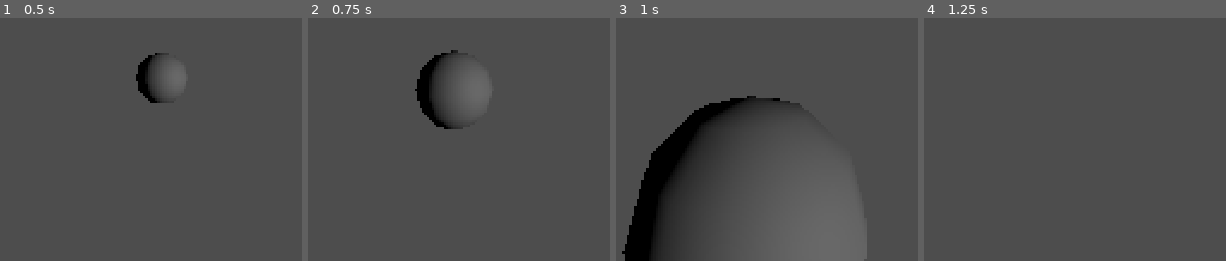
Above: before the commit, frames 1-4 (left to right).
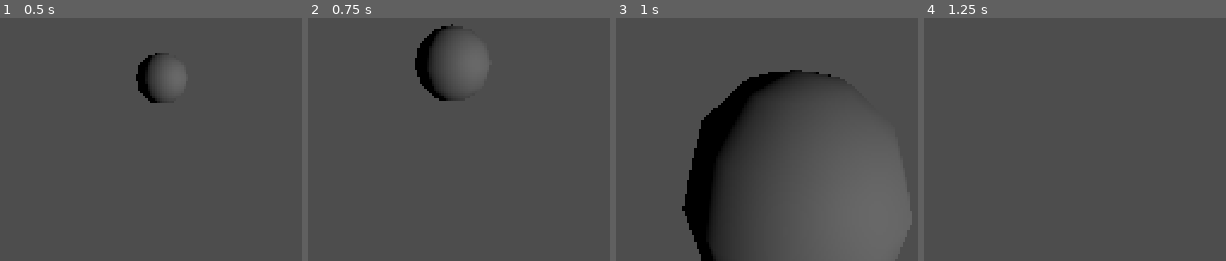
Above: after the commit, the same moments.

Repository: jurgfish/astral-shepherd-godot
Game: Godot game, scene res://scenes/world.tscn
Two runs of this game, one before a commit and one after it. Both use one fixed random seed, a clock stepped at 60 frames per second and the inputs below.
Inputs (mouse positions are in pixels of both pictures, inside the frame that each line leads up to):
- Up to frame 1 (0.5 s): no input
- Up to frame 2 (0.75 s): tap Enter at 0.5 s; move the mouse to (513, 35) at 0.52 s; hold W (move_forward, bound only before the commit) from 0.53 s (still down); tap K (look_down, bound only before the commit) at 0.6 s
- Up to frame 3 (1 s): keep holding W (move_forward, bound only before the commit); tap J (look_left, bound only before the commit) at 0.8 s
- Up to frame 4 (1.25 s): keep holding W (move_forward, bound only before the commit)

Frame 1 is identical in both runs. In frame 2, 3.1% of the frame differs, in the area x 35-60%, y 2-46%; in frame 3, 24%, in the area x 1-96%, y 21-100%; in frame 4, nothing differs.

Commit message:
player camera works with physics interp; reorganize world scenes

Diff:
--- a/project.godot
+++ b/project.godot
@@ -42,53 +42,53 @@
 
 [input]
 
-move_left={
+MOVE_L={
 "deadzone": 0.2,
 "events": [Object(InputEventKey,"resource_local_to_scene":false,"resource_name":"","device":-1,"window_id":0,"alt_press …(191 unchanged characters)…
 , Object(InputEventJoypadMotion,"resource_local_to_scene":false,"resource_name":"","device":-1,"axis":0,"axis_value":-1.0,"script":null)
 , Object(InputEventKey,"resource_local_to_scene":false,"resource_name":"","device":-1,"window_id":0,"alt_pressed":false …(186 unchanged characters)…
 ]
 }
-move_right={
+MOVE_R={
 "deadzone": 0.2,
 "events": [Object(InputEventKey,"resource_local_to_scene":false,"resource_name":"","device":-1,"window_id":0,"alt_press …(192 unchanged characters)…
 , Object(InputEventJoypadMotion,"resource_local_to_scene":false,"resource_name":"","device":-1,"axis":0,"axis_value":1.0,"script":null)
 , Object(InputEventKey,"resource_local_to_scene":false,"resource_name":"","device":-1,"window_id":0,"alt_pressed":false …(186 unchanged characters)…
 ]
 }
-move_forward={
+MOVE_F={
 "deadzone": 0.2,
 "events": [Object(InputEventKey,"resource_local_to_scene":false,"resource_name":"","device":-1,"window_id":0,"alt_press …(192 unchanged characters)…
 , Object(InputEventJoypadMotion,"resource_local_to_scene":false,"resource_name":"","device":-1,"axis":1,"axis_value":-1.0,"script":null)
 , Object(InputEventKey,"resource_local_to_scene":false,"resource_name":"","device":-1,"window_id":0,"alt_pressed":false …(186 unchanged characters)…
 ]
 }
-move_back={
+MOVE_B={
 "deadzone": 0.2,
 "events": [Object(InputEventKey,"resource_local_to_scene":false,"resource_name":"","device":-1,"window_id":0,"alt_press …(192 unchanged characters)…
 , Object(InputEventJoypadMotion,"resource_local_to_scene":false,"resource_name":"","device":-1,"axis":1,"axis_value":1.0,"script":null)
 , Object(InputEventKey,"resource_local_to_scene":false,"resource_name":"","device":-1,"window_id":0,"alt_pressed":false …(186 unchanged characters)…
 ]
 }
-look_left={
+LOOK_L={
 "deadzone": 0.2,
 "events": [Object(InputEventKey,"resource_local_to_scene":false,"resource_name":"","device":-1,"window_id":0,"alt_press …(192 unchanged characters)…
 , Object(InputEventJoypadMotion,"resource_local_to_scene":false,"resource_name":"","device":-1,"axis":2,"axis_value":-1.0,"script":null)
 ]
 }
-look_right={
+LOOK_R={
 "deadzone": 0.2,
 "events": [Object(InputEventKey,"resource_local_to_scene":false,"resource_name":"","device":-1,"window_id":0,"alt_press …(192 unchanged characters)…
 , Object(InputEventJoypadMotion,"resource_local_to_scene":false,"resource_name":"","device":-1,"axis":2,"axis_value":1.0,"script":null)
 ]
 }
-look_up={
+LOOK_U={
 "deadzone": 0.2,
 "events": [Object(InputEventKey,"resource_local_to_scene":false,"resource_name":"","device":-1,"window_id":0,"alt_press …(192 unchanged characters)…
 , Object(InputEventJoypadMotion,"resource_local_to_scene":false,"resource_name":"","device":-1,"axis":3,"axis_value":-1.0,"script":null)
 ]
 }
-look_down={
+LOOK_D={
 "deadzone": 0.2,
 "events": [Object(InputEventKey,"resource_local_to_scene":false,"resource_name":"","device":-1,"window_id":0,"alt_press …(192 unchanged characters)…
 , Object(InputEventJoypadMotion,"resource_local_to_scene":false,"resource_name":"","device":-1,"axis":3,"axis_value":1.0,"script":null)
--- a/scenes/alka.gd
+++ b/scenes/alka.gd
@@ -6,44 +6,33 @@
 var _dir: Vector3 = Vector3.ZERO
 var _speed: float = 10.0 # TODO: smooth
 
-const MIN_LOOK_Y: float = -PI
-const MAX_LOOK_Y: float = PI
-const MOUSE_MULT: float = 0.1
+const MIN_PITCH: float = -PI
+const MAX_PITCH: float = PI
+const MOUSE_MULT: float = 0.0005
 var _in_look: Vector2 = Vector2.ZERO
-var _look: Vector2 = Vector2.ZERO
-var _look_sy: float = 0.008
+var _look_sy: float = 1.8
 
 @export var _head: Marker3D
 
 ##################################################################################################
 
-func _ready() -> void:
-	Input.mouse_mode = Input.MOUSE_MODE_CAPTURED
-
 func _input(event: InputEvent) -> void:
 	if event is InputEventMouseMotion:
-		_in_look.x += -event.screen_relative.x * _look_sy * MOUSE_MULT
-		_in_look.y += -event.screen_relative.y * _look_sy * MOUSE_MULT
+		_in_look.x -= event.screen_relative.x * _look_sy * MOUSE_MULT
+		_in_look.y -= event.screen_relative.y * _look_sy * MOUSE_MULT
 
-func _process(_delta: float) -> void:
-	_in_look -= Input.get_vector("look_left", "look_right", "look_up", "look_down") * _look_sy
+func _process(delta: float) -> void:
+	_in_look -= Input.get_vector("LOOK_L", "LOOK_R", "LOOK_U", "LOOK_D") * _look_sy * delta
 
-	_look.x = clampf(_look.x + _in_look.y, MIN_LOOK_Y, MAX_LOOK_Y)
-	_look.y = _in_look.x
-
-	_head.rotation.x = _look.x
-	rotation.y = _look.y
-
-	_look = Vector2.ZERO
+	_head.rotation.x = clampf(_in_look.y, MIN_PITCH, MAX_PITCH) # pitch
+	_head.rotation.y = _in_look.x # yaw
 
 func _physics_process(_delta: float) -> void:
-	_in_dir = Input.get_vector("move_left", "move_right", "move_forward", "move_back")
+	_in_dir = Input.get_vector("MOVE_L", "MOVE_R", "MOVE_F", "MOVE_B")
 	_dir = (transform.basis * Vector3(_in_dir.x, 0.0, _in_dir.y)).normalized()
+	_dir = _dir.rotated(Vector3(0, 1, 0), _in_look.x)
 
-	velocity.x = _dir.x * _speed
-	velocity.z = _dir.z * _speed
-	velocity.y = 0.0
-
+	velocity = _dir * _speed
 	move_and_slide()
 
 ##################################################################################################
--- /dev/null
+++ b/scenes/alka.tscn
@@ -0,0 +1,20 @@
+[gd_scene format=3 uid="uid://by4fqvbkmbdhl"]
+
+[ext_resource type="Script" uid="uid://dj65g22gg1wot" path="res://scenes/alka.gd" id="1_rrvil"]
+
+[sub_resource type="CapsuleShape3D" id="CapsuleShape3D_xw2wu"]
+
+[node name="alka" type="CharacterBody3D" unique_id=1628352519 node_paths=PackedStringArray("_head")]
+script = ExtResource("1_rrvil")
+_head = NodePath("head")
+
+[node name="collision_shape_3d" type="CollisionShape3D" parent="." unique_id=1047630779]
+transform = Transform3D(1, 0, 0, 0, 1, 0, 0, 0, 1, 0, 1, 0)
+shape = SubResource("CapsuleShape3D_xw2wu")
+
+[node name="head" type="Marker3D" parent="." unique_id=643369671]
+physics_interpolation_mode = 2
+transform = Transform3D(1, 0, 0, 0, 1, 0, 0, 0, 1, 0, 1.8, 0)
+
+[node name="camera" type="Camera3D" parent="head" unique_id=1340451650]
+transform = Transform3D(1, 0, 0, 0, 1, 0, 0, 0, 1, 0, 0.0018345118, 0)
--- /dev/null
+++ b/scenes/city.tscn
@@ -0,0 +1,8 @@
+[gd_scene format=3 uid="uid://meejsrqvhxcu"]
+
+[sub_resource type="WorldBoundaryShape3D" id="WorldBoundaryShape3D_xw2wu"]
+
+[node name="city" type="StaticBody3D" unique_id=1539621184]
+
+[node name="collision_shape_3d" type="CollisionShape3D" parent="." unique_id=1925561060]
+shape = SubResource("WorldBoundaryShape3D_xw2wu")
--- a/scenes/world.tscn
+++ b/scenes/world.tscn
@@ -1,33 +1,16 @@
 [gd_scene format=3 uid="uid://g4srku481050"]
 
 [ext_resource type="Script" uid="uid://bgty8iyva1fe8" path="res://scripts/world.gd" id="1_nnsk1"]
-[ext_resource type="Script" uid="uid://dj65g22gg1wot" path="res://scenes/alka.gd" id="2_rwgxs"]
-
-[sub_resource type="CapsuleShape3D" id="CapsuleShape3D_xw2wu"]
-
-[sub_resource type="WorldBoundaryShape3D" id="WorldBoundaryShape3D_xw2wu"]
+[ext_resource type="PackedScene" uid="uid://by4fqvbkmbdhl" path="res://scenes/alka.tscn" id="2_rwgxs"]
+[ext_resource type="PackedScene" uid="uid://meejsrqvhxcu" path="res://scenes/city.tscn" id="3_4wyf3"]
 
 [node name="world" type="Node3D" unique_id=1665150136]
+physics_interpolation_mode = 1
 script = ExtResource("1_nnsk1")
 
-[node name="alka" type="CharacterBody3D" parent="." unique_id=823906677 node_paths=PackedStringArray("_head")]
-script = ExtResource("2_rwgxs")
-_head = NodePath("head")
+[node name="alka" parent="." unique_id=1628352519 instance=ExtResource("2_rwgxs")]
 
-[node name="CollisionShape3D" type="CollisionShape3D" parent="alka" unique_id=837350494]
-transform = Transform3D(1, 0, 0, 0, 1, 0, 0, 0, 1, 0, 1, 0)
-shape = SubResource("CapsuleShape3D_xw2wu")
-
-[node name="head" type="Marker3D" parent="alka" unique_id=2127933850]
-transform = Transform3D(1, 0, 0, 0, 1, 0, 0, 0, 1, 0, 1.8, 0)
-
-[node name="camera" type="Camera3D" parent="alka/head" unique_id=1202595097]
-transform = Transform3D(1, 0, 0, 0, 1, 0, 0, 0, 1, 0, 0.0018345118, 0)
-
-[node name="city" type="StaticBody3D" parent="." unique_id=1593888735]
-
-[node name="collision_shape_3d" type="CollisionShape3D" parent="city" unique_id=908059986]
-shape = SubResource("WorldBoundaryShape3D_xw2wu")
+[node name="city" parent="." unique_id=1539621184 instance=ExtResource("3_4wyf3")]
 
 [node name="temp_target" type="CSGSphere3D" parent="." unique_id=88239392]
 transform = Transform3D(1, 0, 0, 0, 1, 0, 0, 0, 1, 0, 1, -5.6)
--- a/scripts/world.gd
+++ b/scripts/world.gd
@@ -4,5 +4,8 @@
 
 ##################################################################################################
 
+func _ready() -> void:
+	Input.mouse_mode = Input.MOUSE_MODE_CAPTURED
+	#Engine.max_fps = 30
 
 ##################################################################################################
Not shown, changed: notes.txt
